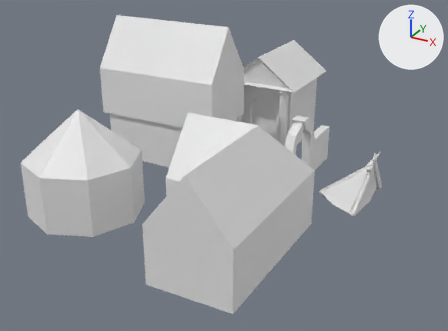
One commit to the Blender file Assets/Models/buildings.blend: the scene before it, then after it.
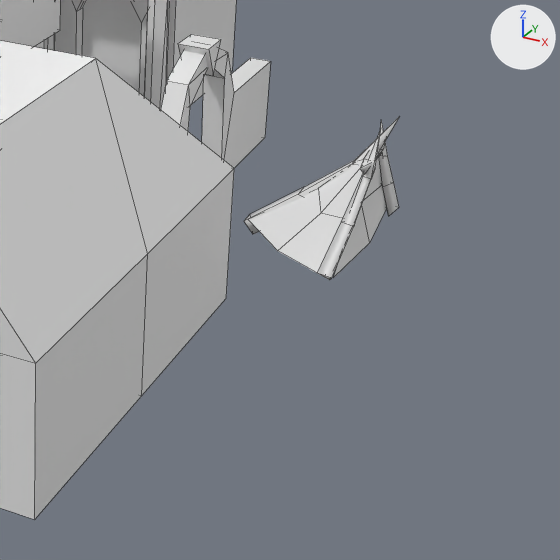
Each version is shown whole from a 50 mm lens placed at (0.84, -5.26, 3.64), pointed at (-2.68, 1.15, 0.44), then close up on the part from 49% to 100% of the width and 31% to 100% of the height. The axes (+X, +Y, +Z) are drawn at upper right. The lights are the same throughout. The close-ups show mesh edges as thin lines.

The first close-up shows 'gate', 'house2', 'house3', 'mausoleum', 'tent'.
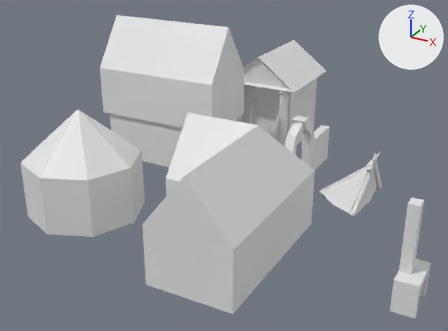
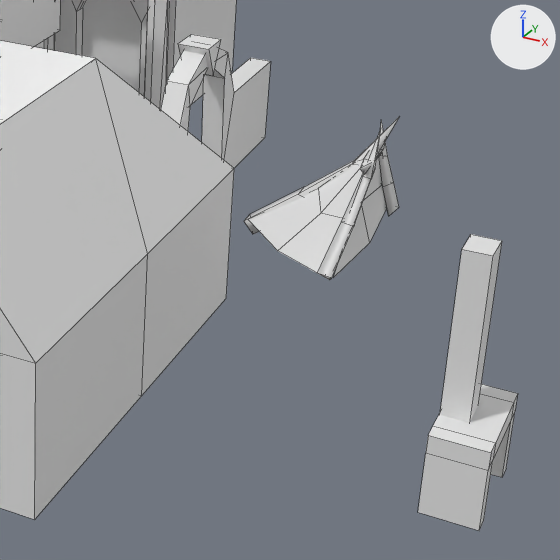
What differs and where, as boxes (x1, y1, x2, y2) in the close-ups (560 x 560 px):
'fireplace', added: after (418, 234, 518, 530)

The change in detail:
Mesh me_cube_005 is new.
It has 32 vertices, 20 faces and spans x -0.118..0.118, y -0.231..0.231, z -0.008..1.071.
Object 'fireplace' (ob_fireplace) is new; it shows me_cube_005.
Its location is (0.0, 0.0, 0.0).
